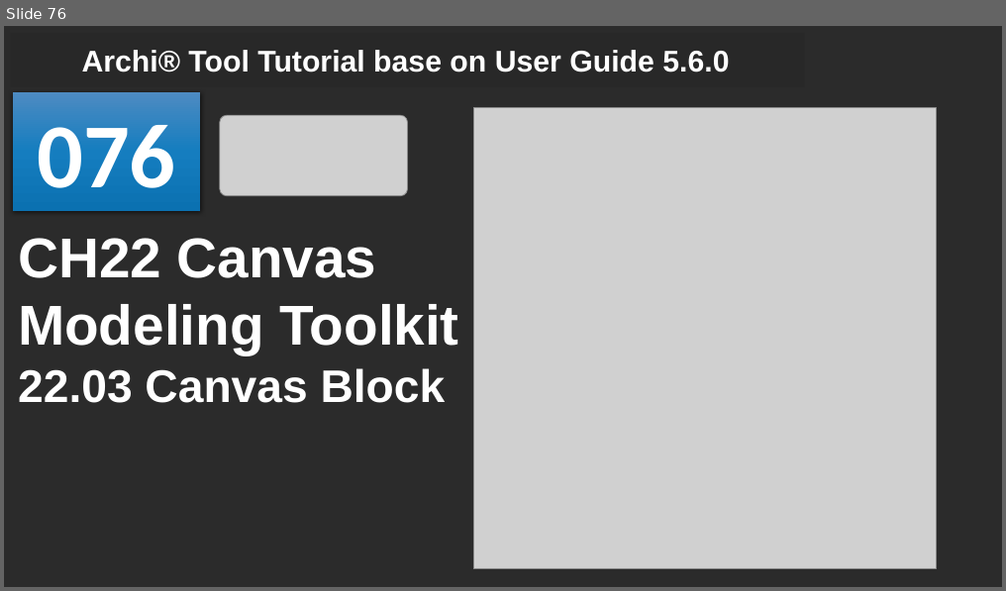
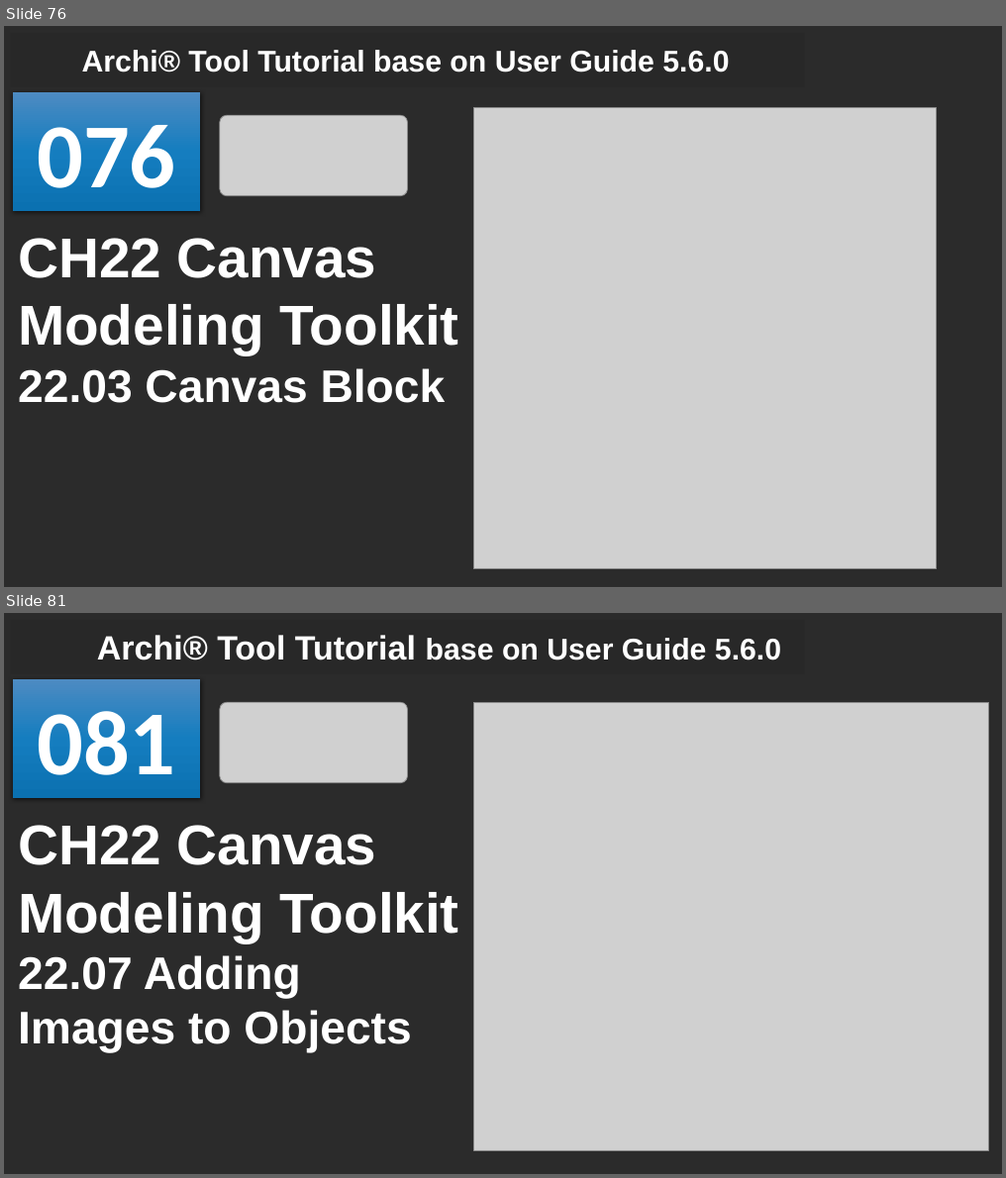
Before and after one commit to yasenstar/Archi_Tutorial, a slide deck: Archi_Tool_Tutorial_base_on_User_Guide.pptx. Shown one above the other, each under a label of ours: slide 76 before the commit, slides 76 and 81 after it; the slides between them are not shown. The pictures are 1006x591 and 1006x1178 pixels, drawn with LibreOffice and Linux fonts; fonts in the diff are those of the drawing; grey boxes stand for pictures; background and template pictures are left out; a plain dark background stands for a picture behind light text. Boxes give left, top, right and bottom in pixels: in the first picture for what was removed or moved away, otherwise in the second. Text is boxed around its words. In the diff, an @@ line names an element or a change of style, - is before the commit and + after.

```diff
--- a/Archi_Tool_Tutorial_base_on_User_Guide.pptx
+++ b/Archi_Tool_Tutorial_base_on_User_Guide.pptx
@@ slide 81 added at bbox=[4, 613, 1002, 1174], background picture (left out) @@
@@ title added at bbox=[97, 635, 781, 661], 28.8 pt, text #FFFFFF, bold @@
+Archi® Tool Tutorial base on User Guide 5.6.0
@@ rectangle added at bbox=[13, 679, 201, 798], fill gradient #4E8BC3 to #157EC0 to #0C71B1, 88 pt, text #FFFFFF, bold @@
+081
@@ picture added at bbox=[220, 702, 408, 783] @@
@@ picture added at bbox=[473, 702, 988, 1151] @@
@@ text added at bbox=[18, 825, 458, 1054], 44 pt, text #FFFFFF, bold @@
+CH22 Canvas Modeling Toolkit
+22.07 Adding Images to Objects
```
Also in this commit, not shown: 1 slide changed, 3 other slides added, 3 other files.
